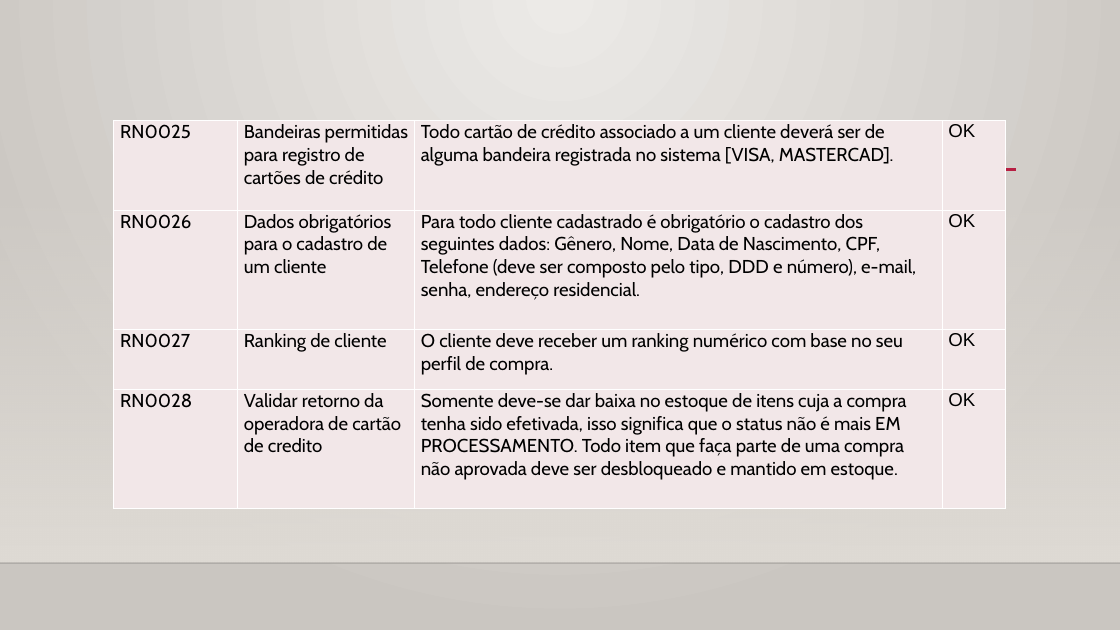
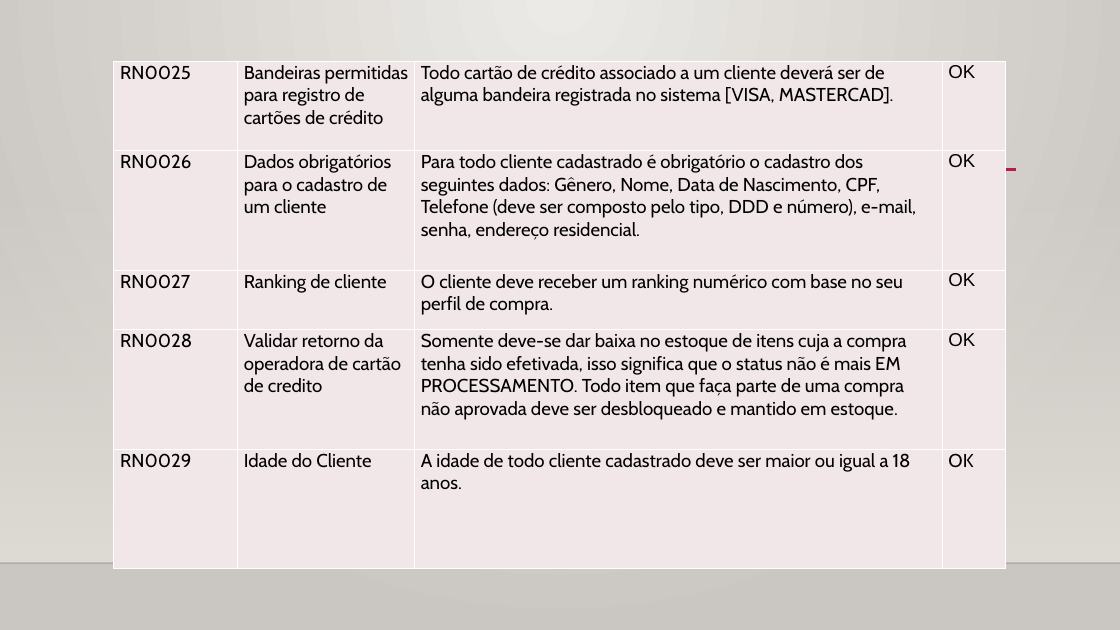
Before and after one commit to gabriellima09/DrinkIt, a slide deck: slide 12 of DrinkIt.WebApp/Artifacts/Final-Documentação do projeto.pptx. Drawn at 1120x630 pixels with LibreOffice and Linux fonts; fonts in the diff are those of the drawing; background and template pictures are left out. Boxes give left, top, right and bottom in pixels: in the first picture for what was removed or moved away, otherwise in the second. Text is boxed around its words. In the diff, an @@ line names an element or a change of style, - is before the commit and + after.

```diff
--- a/DrinkIt.WebApp/Artifacts/Final-Documentação do projeto.pptx
+++ b/DrinkIt.WebApp/Artifacts/Final-Documentação do projeto.pptx
@@ table at box(114, 61, 1007, 569) @@
+row 5: RN0029 | Idade do Cliente | A idade de todo cliente cadastrado deve ser maior ou igual a 18 anos. | OK
@@ table: place and size @@
-table at box(114, 121, 1007, 509)
+table at box(114, 61, 1007, 569)
```
Also in this commit, not shown: 2 other slides changed, 4 other files.
